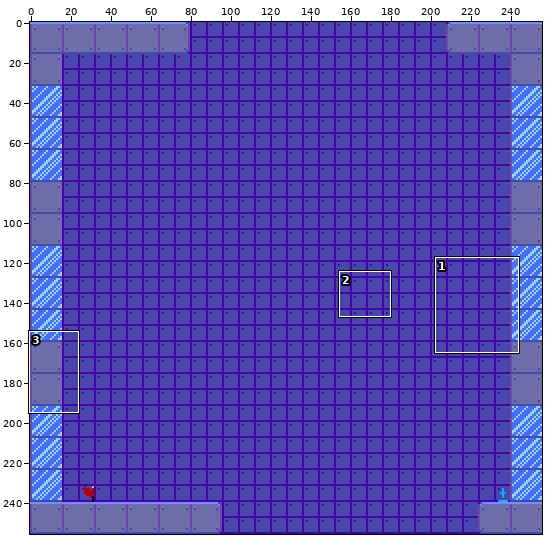
A pixel-art file gets an edit: aseprite work/level 13.aseprite. The first picture is a wide view before the edit; the outline marks the close-up.
Close-up. First the earlier version:
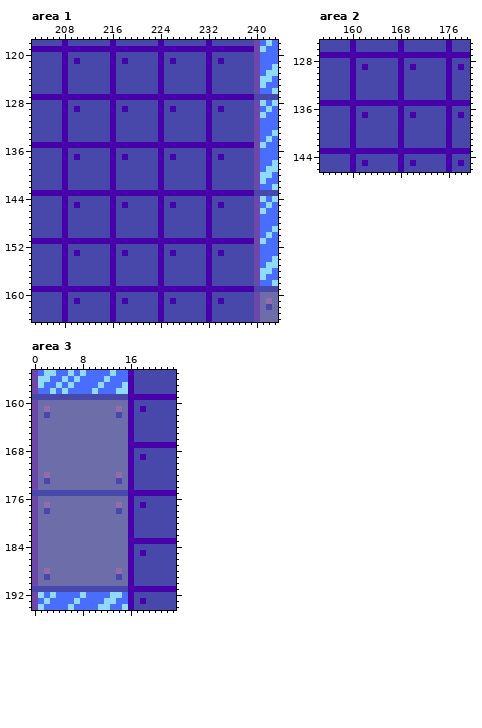
256x256 pixels, 1 frame. Shown: area 1: x 203..243, y 118..164; area 2: x 155..179, y 125..146; area 3: x 0..23, y 155..194. The commit also changed other parts of the picture, which this record leaves out.
Now the later version:
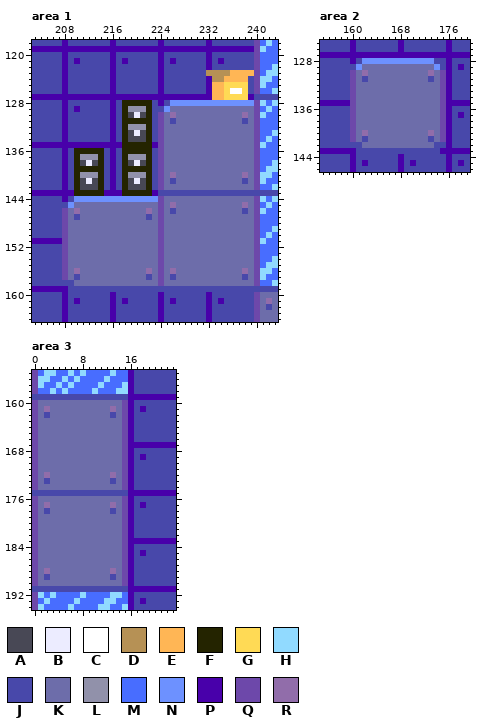
Palette (. is transparent): A #484855  B #ececff  C #ffffff  D #b69155  E #ffb655  F #242400  G #ffda55  H #91daff  J #4848aa  K #6d6daa  L #9191aa  M #486dff  N #6d91ff  P #4800aa  Q #6d48aa  R #916daa
Difference:
Changed rows in their new state; - is an unchanged pixel.
Area 1, layer "Tilemap 1":
first column x 208:
123 ------------------------DDDDEEEE
124 -------------------------DDEEEE-
125 -------------------------EEGGGG-
126 -------------------------EEGCCG-
127 -------------------------EEGGGG-
128 ----------FFFFF---NNNNNNNNNNNNNN
129 ----------FLLLF-JNKKKKKKKKKKKKKK
130 ----------FABAF-QKRKKKKKKKKKKKRK
131 ----------FFFFF-QK-KKKKKKKKKKK-K
132 ----------FLLLF-QKKKKKKKKKKKKKKK
133 ----------FABAF-QKKKKKKKKKKKKKKK
134 ----------FAAAF-QKKKKKKKKKKKKKKK
135 ----------FFFFF-QKKKKKKKKKKKKKKK
136 --FFFFF---FFFFF-QKKKKKKKKKKKKKKK
137 --FLLLF---FLLLF-QKKKKKKKKKKKKKKK
138 --FABAF---FABAF-QKKKKKKKKKKKKKKK
139 --FFFFF---FFFFF-QKKKKKKKKKKKKKKK
140 --FLLLF---FLLLF-QKRKKKKKKKKKKKRK
141 --FABAF---FABAF-QK-KKKKKKKKKKK-K
142 --FAAAF---FAAAF-QKKKKKKKKKKKKKKK
143 --FFFFF---FFFFF-JJJJJJJJJJJJJJJJ
144 --NNNNNNNNNNNNNNQKKKKKKKKKKKKKKK
145 JNKKKKKKKKKKKKKKQKRKKKKKKKKKKKRK
146 QKRKKKKKKKKKKKRKQK-KKKKKKKKKKK-K
147 QK-KKKKKKKKKKK-KQKKKKKKKKKKKKKKK
148 QKKKKKKKKKKKKKKKQKKKKKKKKKKKKKKK
149 QKKKKKKKKKKKKKKKQKKKKKKKKKKKKKKK
150 QKKKKKKKKKKKKKKKQKKKKKKKKKKKKKKK
151 QKKKKKKKKKKKKKKKQKKKKKKKKKKKKKKK
152 QKKKKKKKKKKKKKKKQKKKKKKKKKKKKKKK
153 QKKKKKKKKKKKKKKKQKKKKKKKKKKKKKKK
154 QKKKKKKKKKKKKKKKQKKKKKKKKKKKKKKK
155 QKKKKKKKKKKKKKKKQKKKKKKKKKKKKKKK
156 QKRKKKKKKKKKKKRKQKRKKKKKKKKKKKRK
157 QK-KKKKKKKKKKK-KQK-KKKKKKKKKKK-K
158 J-KKKKKKKKKKKKKKQKKKKKKKKKKKKKKK
159 -JJJJJJJJJJJJJJJJJJJJJJJJJJJJJJJ
Area 2, layer "Tilemap 1":
first column x 160:
128 --NNNNNNNNNNNN--
129 JNKKKKKKKKKKKKN-
130 QKRKKKKKKKKKKRKQ
131 QK-KKKKKKKKKK-KQ
132 QKKKKKKKKKKKKKKQ
133 QKKKKKKKKKKKKKKQ
134 QKKKKKKKKKKKKKKQ
135 QKKKKKKKKKKKKKKQ
136 QKKKKKKKKKKKKKKQ
137 QKKKKKKKKKKKKKKQ
138 QKKKKKKKKKKKKKKQ
139 QKKKKKKKKKKKKKKQ
140 QKRKKKKKKKKKKRKQ
141 QK-KKKKKKKKKK-KQ
142 J-KKKKKKKKKKKK--
143 -JJJJJJJJJJJJJJ-
Area 3, layer "Tilemap 1":
first column x 13:
160 --Q
161 RKQ
162 JKQ
163 --Q
164 --Q
165 --Q
166 --Q
167 --Q
168 --Q
169 --Q
170 --Q
171 --Q
172 RKQ
173 JKQ
174 --Q
176 --Q
177 RKQ
178 JKQ
179 --Q
180 --Q
181 --Q
182 --Q
183 --Q
184 --Q
185 --Q
186 --Q
187 --Q
188 RKQ
189 JKQ
190 --Q
Boxes around the changes in both close-ups, in picture pixels (x1, y1, x2, y2):
changed: (62, 70, 254, 292)
changed: (350, 58, 446, 154)
changed: (110, 400, 128, 586)
